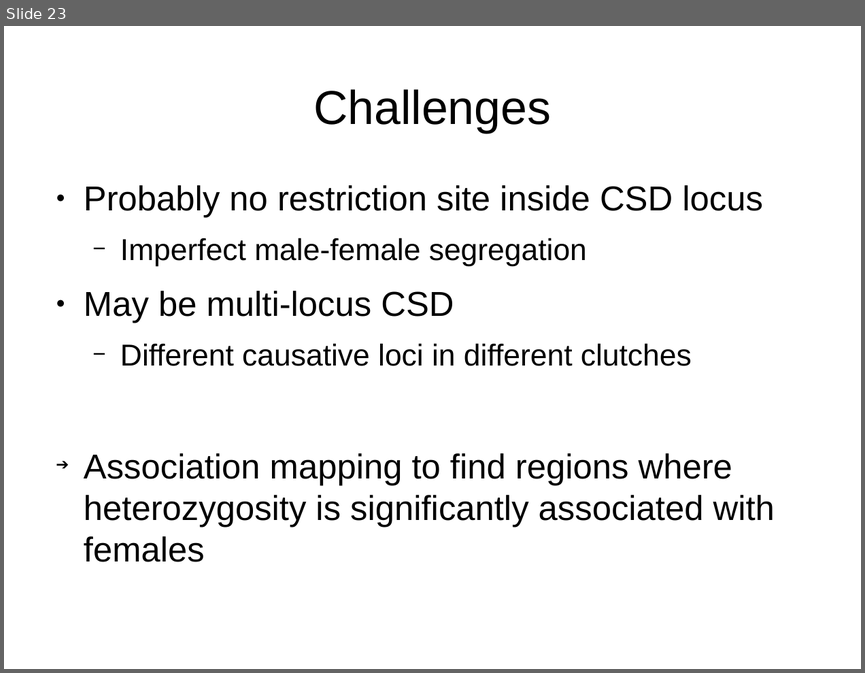
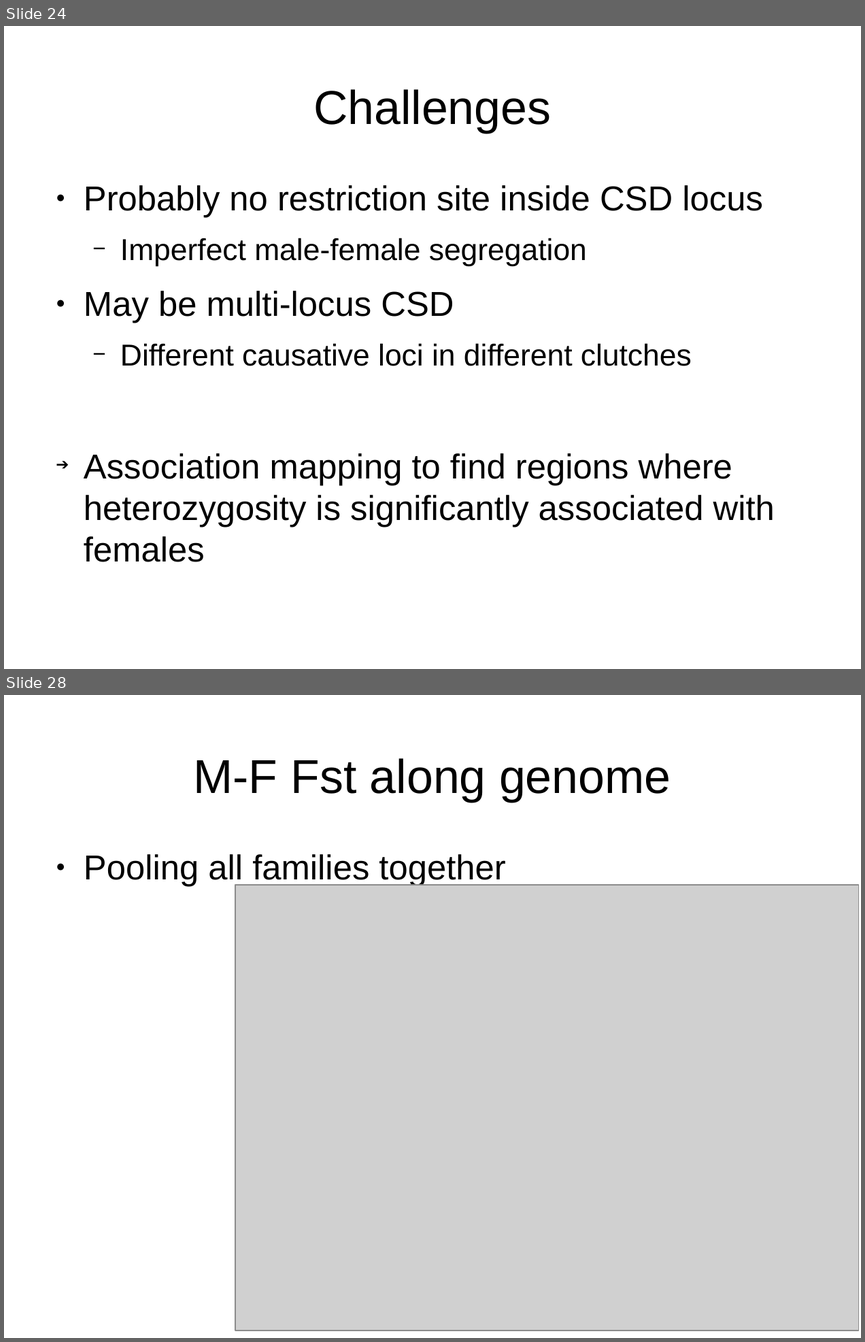
Before and after one commit to cmdoret/master_archive, a slide deck: reports/presentations/lab_meeting_20170712/lab_meeting_20170712.odp. Shown one above the other, each under a label of ours: slide 23 before the commit, slides 24 and 28 after it; the slides between them are not shown. The pictures are 865x673 and 865x1342 pixels, drawn with LibreOffice and Linux fonts; fonts in the diff are those of the drawing; grey boxes stand for pictures. Boxes give left, top, right and bottom in pixels: in the first picture for what was removed or moved away, otherwise in the second. Text is boxed around its words. In the diff, an @@ line names an element or a change of style, - is before the commit and + after.

Commit message:
looking for a way to filter SNPs for homozygosity genome scan

```diff
--- a/reports/presentations/lab_meeting_20170712/lab_meeting_20170712.odp
+++ b/reports/presentations/lab_meeting_20170712/lab_meeting_20170712.odp
@@ slide 28 added at <box>4,695,861,1338</box>, background #FFFFFF @@
@@ title added at <box>193,758,670,802</box>, 44 pt, text #000000 @@
+M-F Fst along genome
@@ text added at <box>84,854,505,887</box>, 32 pt, text #000000 @@
+● Pooling all families together
@@ picture added at <box>235,885,859,1330</box> @@
@@ what was slide 23 is now slide 24 @@
```
Also in this commit, not shown: 6 slides changed, 7 other slides added, 21 other files.
